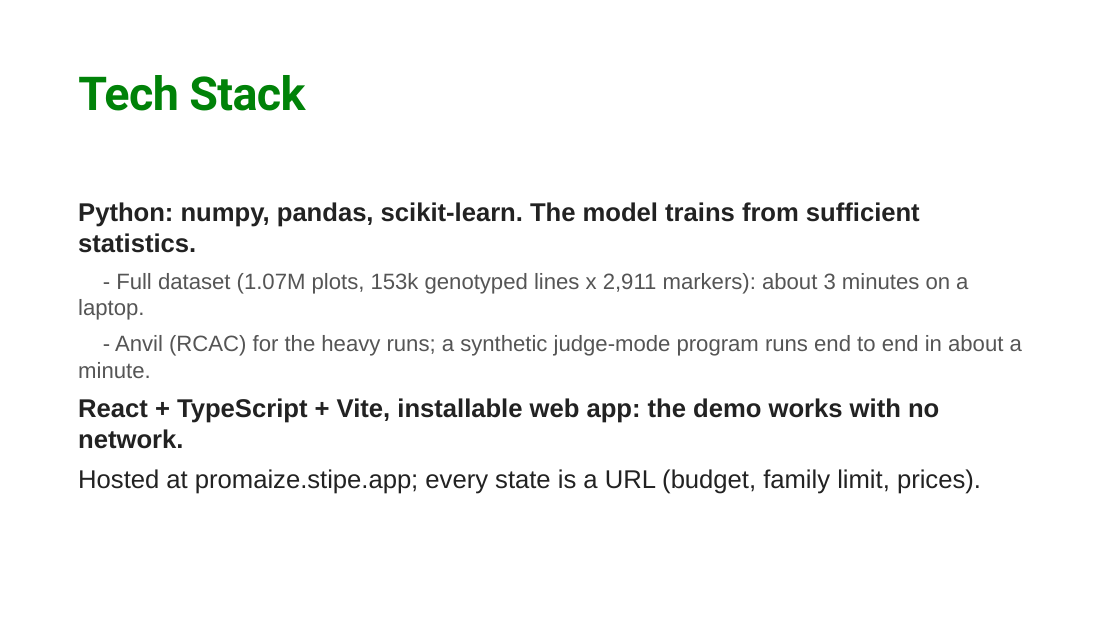
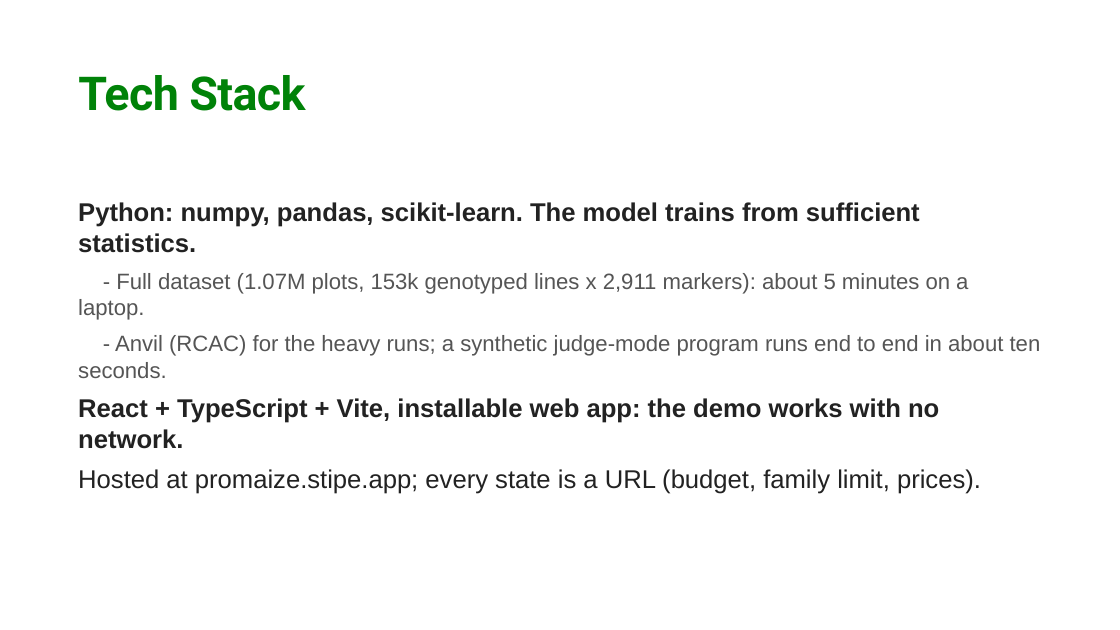
Before and after one commit to Ouroboros505/sydag-2026, a slide deck: slide 5 of docs/ProMaize_deck.pptx. Drawn at 1120x630 pixels with LibreOffice and Linux fonts; fonts in the diff are those of the drawing; background and template pictures are left out. Boxes give left, top, right and bottom in pixels: in the first picture for what was removed or moved away, otherwise in the second. Text is boxed around its words. In the diff, an @@ line names an element or a change of style, - is before the commit and + after.

```diff
--- a/docs/ProMaize_deck.pptx
+++ b/docs/ProMaize_deck.pptx
@@ text at (78, 273, 1041, 378): text changed @@
-- Full dataset (1.07M plots, 153k genotyped lines x 2,911 markers): about 3 minutes on a laptop.
-- Anvil (RCAC) for the heavy runs; a synthetic judge-mode program runs end to end in about a minute.
+- Full dataset (1.07M plots, 153k genotyped lines x 2,911 markers): about 5 minutes on a laptop.
+- Anvil (RCAC) for the heavy runs; a synthetic judge-mode program runs end to end in about ten seconds.
```
Also in this commit, not shown: 2 other files.
